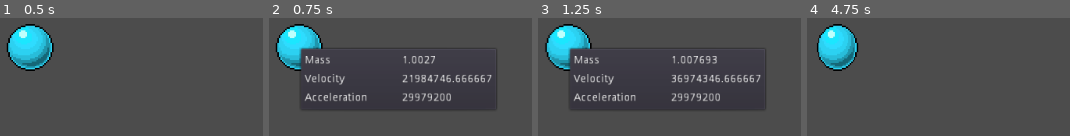
Above: before the commit, frames 1-4 (left to right).
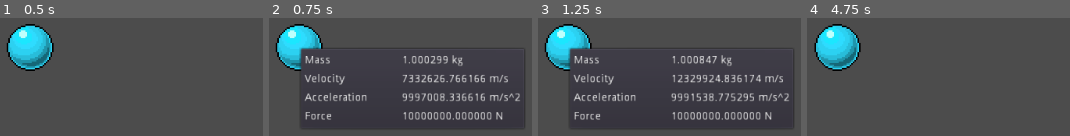
Above: after the commit, the same moments.

Repository: HaywardHHayward/PhysicsGame
Game: Godot game, scene res://Objects/BaseObject.tscn
Two runs of this game, one before a commit and one after it. Both use one fixed random seed, a clock stepped at 60 frames per second and the inputs below.
Inputs (mouse positions are in pixels of both pictures, inside the frame that each line leads up to):
- Up to frame 1 (0.5 s): no input
- Up to frame 2 (0.75 s): tap Enter at 0.5 s; move the mouse to (300, 47) at 0.52 s
- Up to frame 3 (1.25 s): no input
- Up to frame 4 (4.75 s): move the mouse to (outside the picture) at 1.27 s; tap Space at 2, 3.5 s; move the mouse to (outside the picture) at 2.02 s; tap Enter at 2.75, 4.25 s; move the mouse to (outside the picture) at 2.77 s; move the mouse to (1067, 130) at 3.52 s; move the mouse to (outside the picture) at 4.27 s

Frame 1 is identical in both runs. In frame 2, 4.3% of the frame differs, in the area x 13-98%, y 26-93%; in frame 3, 4.7%, in the area x 2-98%, y 9-93%; in frame 4, 1.5%.

Commit message:
Force functionality

Diff:
--- a/Objects/BaseObject.tscn
+++ b/Objects/BaseObject.tscn
@@ -27,7 +27,8 @@
 _sections_unfolded = [ "Audio Bus", "Collision", "Material", "Pause", "Pickable", "Transform", "Visibility", "Z Index" ]
 velocity = 0.0
 mass = 1.0
-acceleration = 2.99792e+007
+acceleration = 0.0
+forceNewton = 1e+007
 
 [node name="Sprite" type="Sprite" parent="." index="0"]
 
--- a/Objects/Overlay.tscn
+++ b/Objects/Overlay.tscn
@@ -28,7 +28,7 @@
 margin_left = 7.0
 margin_top = 7.0
 margin_right = 151.0
-margin_bottom = 75.0
+margin_bottom = 99.0
 rect_min_size = Vector2( 140, 60 )
 rect_pivot_offset = Vector2( 0, 0 )
 rect_clip_content = false
@@ -232,3 +232,68 @@
 lines_skipped = 0
 max_lines_visible = -1
 _sections_unfolded = [ "Rect" ]
+
+[node name="ForceContainer" type="HBoxContainer" parent="Container" index="3"]
+
+anchor_left = 0.0
+anchor_top = 0.0
+anchor_right = 0.0
+anchor_bottom = 0.0
+margin_top = 72.0
+margin_right = 144.0
+margin_bottom = 92.0
+rect_min_size = Vector2( 140, 20 )
+rect_pivot_offset = Vector2( 0, 0 )
+rect_clip_content = false
+mouse_filter = 1
+mouse_default_cursor_shape = 0
+size_flags_horizontal = 1
+size_flags_vertical = 1
+alignment = 0
+_sections_unfolded = [ "Anchor", "Grow Direction", "Margin", "Rect" ]
+
+[node name="Name" type="Label" parent="Container/ForceContainer" index="0"]
+
+anchor_left = 0.0
+anchor_top = 0.0
+anchor_right = 0.0
+anchor_bottom = 0.0
+margin_right = 120.0
+margin_bottom = 20.0
+rect_min_size = Vector2( 120, 20 )
+rect_pivot_offset = Vector2( 0, 0 )
+rect_clip_content = false
+mouse_filter = 2
+mouse_default_cursor_shape = 0
+size_flags_horizontal = 1
+size_flags_vertical = 4
+text = "Force"
+valign = 1
+percent_visible = 1.0
+lines_skipped = 0
+max_lines_visible = -1
+_sections_unfolded = [ "Rect", "Size Flags", "Theme" ]
+
+[node name="Value" type="Label" parent="Container/ForceContainer" index="1"]
+
+anchor_left = 0.0
+anchor_top = 0.0
+anchor_right = 0.0
+anchor_bottom = 0.0
+margin_left = 124.0
+margin_right = 144.0
+margin_bottom = 20.0
+rect_min_size = Vector2( 20, 20 )
+rect_pivot_offset = Vector2( 0, 0 )
+rect_clip_content = false
+mouse_filter = 2
+mouse_default_cursor_shape = 0
+size_flags_horizontal = 1
+size_flags_vertical = 4
+text = "10"
+align = 2
+valign = 1
+percent_visible = 1.0
+lines_skipped = 0
+max_lines_visible = -1
+_sections_unfolded = [ "Rect" ]
--- a/Scripts/BaseObject.gd
+++ b/Scripts/BaseObject.gd
@@ -3,6 +3,7 @@
 export(float, 299792458.0) var velocity = 0
 export(float) var mass = 0
 export(float, 299792458.0) var acceleration = 0
+export(float) var forceNewton
 
 const C = 299792458.0
 
@@ -17,10 +18,17 @@
 	return sqrt(1.0-(pow(v, 2)/pow(C, 2)))
 
 func _physics_process(delta):
+	if velocity >= C:
+		velocity = C - 0.01
 	lorentz_transformation(velocity)
-	$Overlay/Container/VelocityContainer/Value.text = str(velocity)
-	$Overlay/Container/MassContainer/Value.text = str(mass)
-	$Overlay/Container/AccelerationContainer/Value.text = str(acceleration)
+	if forceNewton != null:
+		acceleration = forceNewton/mass
+		$Overlay/Container/ForceContainer/Value.text = "%f N" % forceNewton
+	else:
+		$Overlay/Container/ForceContainer/Value.text = "N/A"
+	$Overlay/Container/VelocityContainer/Value.text = "%f m/s" % velocity
+	$Overlay/Container/MassContainer/Value.text = "%f kg" % mass
+	$Overlay/Container/AccelerationContainer/Value.text = "%f m/s^2" % acceleration
 	if is_showing:
 		$Overlay.rect_position = get_global_mouse_position()-position
 	velocity += acceleration/60.0
